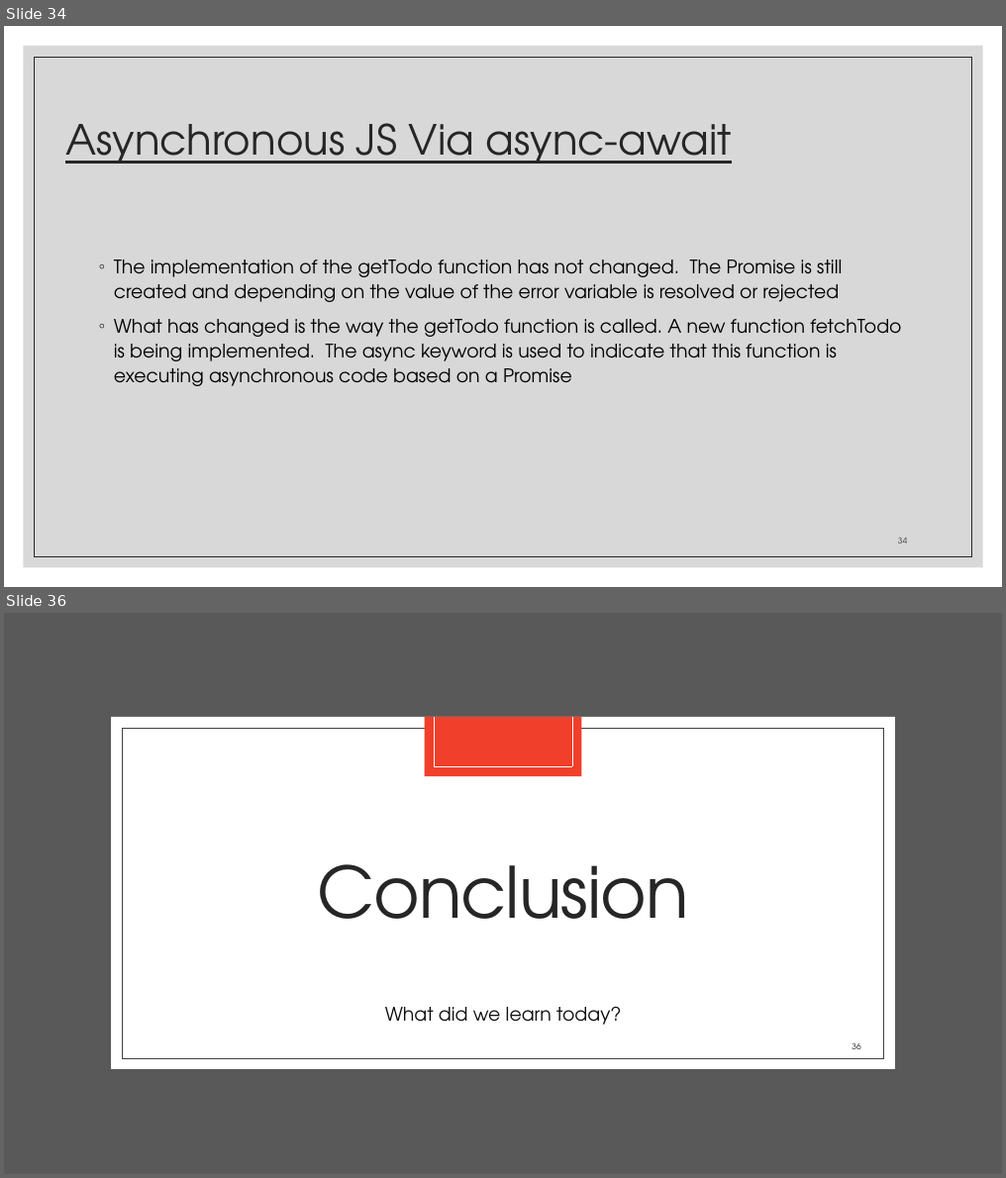
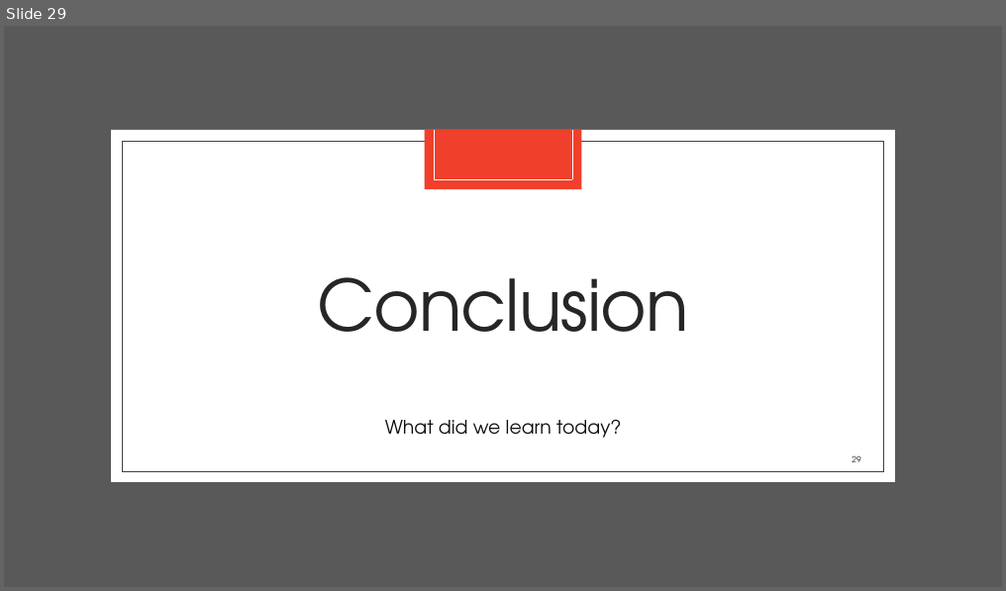
Before and after one commit to zackstotts/base-node-curriculum, a slide deck: unit_01/slides/Unit01-PartI.pptx. Shown one above the other, each under a label of ours: slides 34 and 36 before the commit, slide 29 after it; the slides between them are not shown. The pictures are 1006x1178 and 1006x591 pixels, drawn with LibreOffice and Linux fonts; fonts in the diff are those of the drawing. Boxes give left, top, right and bottom in pixels: in the first picture for what was removed or moved away, otherwise in the second. Text is boxed around its words. In the diff, an @@ line names an element or a change of style, - is before the commit and + after.

```diff
--- a/unit_01/slides/Unit01-PartI.pptx
+++ b/unit_01/slides/Unit01-PartI.pptx
@@ slide 34 removed at (x1=4, y1=26, x2=1002, y2=587), background #FFFFFF @@
@@ rectangle removed at (x1=24, y1=46, x2=983, y2=568) @@
@@ rectangle removed at (x1=35, y1=57, x2=972, y2=557) @@
@@ title removed at (x1=65, y1=123, x2=732, y2=164) @@
-Asynchronous JS Via async-await
@@ text removed at (x1=114, y1=260, x2=901, y2=386) @@
-◦ The implementation of the getTodo function has not changed. The Promise is still created and depending on the value of the error variable is resolved or rejected
-◦ What has changed is the way the getTodo function is called. A new function fetchTodo is being implemented. The async keyword is used to indicate that this function is executing asynchronous code based on a Promise
@@ page number removed at (x1=898, y1=538, x2=907, y2=544) @@
-34
@@ what was slide 36 is now slide 29 @@
@@ page number at (x1=851, y1=456, x2=860, y2=463): text changed @@
-36
+29
```
Also in this commit, not shown: 10 slides changed, 1 slide added, 7 other slides removed, 3 other files.
